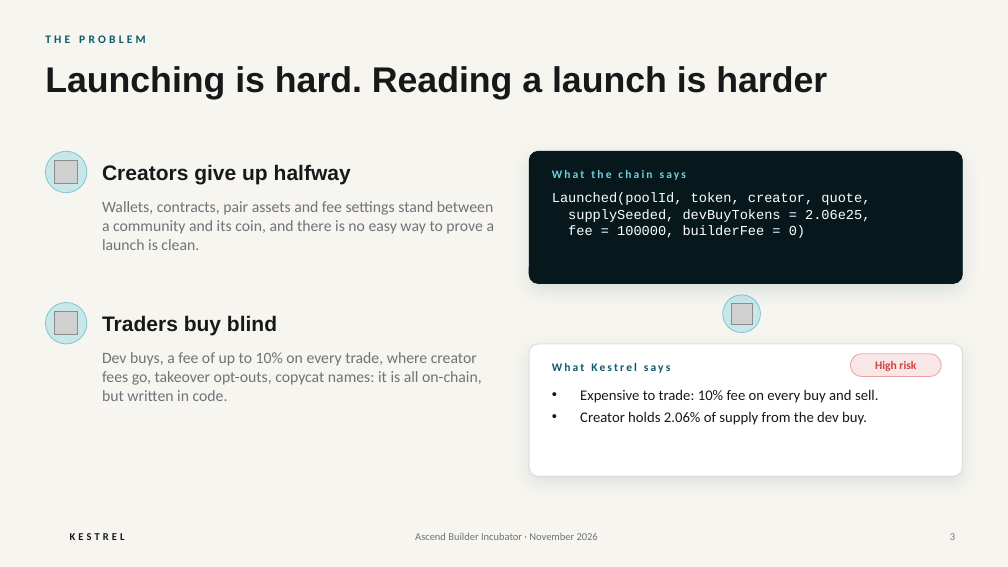
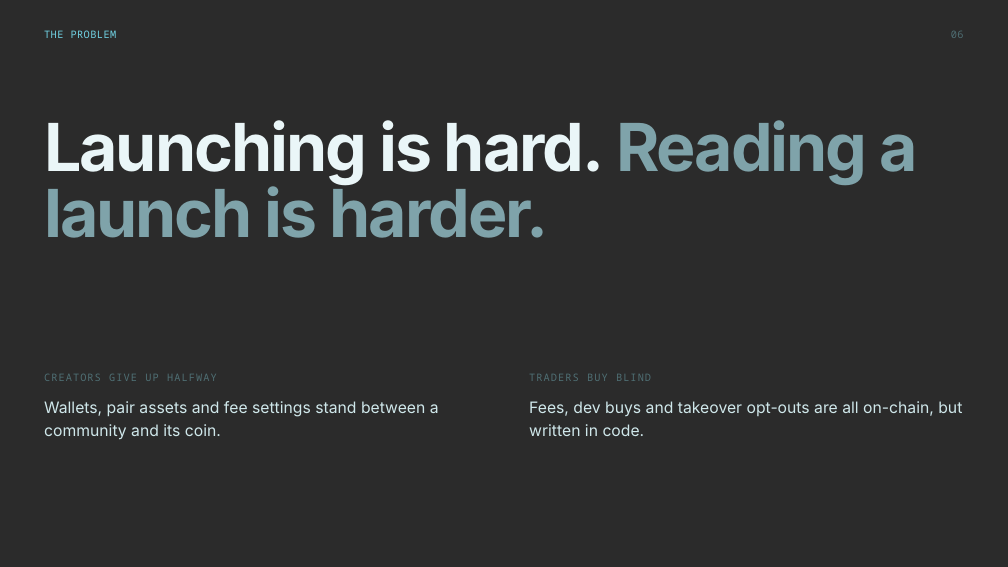
Before and after one commit to hadijayyy/hadijayyy.github.io, a slide deck: slide 6 of kestrel/deck/Kestrel-Pitch-Deck.pptx (slide 3 before the commit). Drawn at 1008x567 pixels with LibreOffice and Linux fonts; fonts in the diff are those of the drawing; grey boxes stand for pictures; background and template pictures are left out; a plain dark background stands for a picture behind light text. Boxes give left, top, right and bottom in pixels: in the first picture for what was removed or moved away, otherwise in the second. Text is boxed around its words. In the diff, an @@ line names an element or a change of style, - is before the commit and + after.

```diff
--- a/kestrel/deck/Kestrel-Pitch-Deck.pptx
+++ b/kestrel/deck/Kestrel-Pitch-Deck.pptx
@@ background #F7F5EF to picture (left out) @@
@@ text "THE PROBLEM" at [44, 30, 117, 38]: size 11 to 9.8 pt, font Calibri to Noto Sans Mono, text colour #0E5A68 to #6FCFE0, letter spacing 3 to 0.4 pt, bold off; line spacing 1 to 11.7pt; less space between paragraphs @@
@@ text added at [951, 31, 964, 38], 9.8 pt, text #4F6F74 @@
+06
@@ text at [44, 120, 917, 238]: text changed; size 34 to 63 pt; font Arial to Inter; text colour #18181B to #7FA3AA @@
-Launching is hard. Reading a launch is harder
+Launching is hard. Reading a launch is harder.
@@ ellipse removed at [45, 151, 87, 193] @@
@@ picture removed at [54, 160, 78, 184] @@
@@ rounded rectangle removed at [529, 151, 963, 284] @@
@@ text removed at [552, 170, 686, 180] @@
-What the chain says
@@ text removed at [552, 192, 870, 238] @@
-Launched(poolId, token, creator, quote,
-supplySeeded, devBuyTokens = 2.06e25,
-fee = 100000, builderFee = 0)
@@ ellipse removed at [723, 295, 761, 333] @@
@@ ellipse removed at [45, 302, 87, 344] @@
@@ picture removed at [54, 312, 78, 335] @@
@@ picture removed at [731, 303, 752, 324] @@
@@ text removed at [102, 352, 482, 401] @@
-Dev buys, a fee of up to 10% on every trade, where creator fees go, takeover opt-outs, copycat names: it is all on-chain, but written in code.
@@ rounded rectangle removed at [529, 344, 963, 476] @@
@@ rounded rectangle removed at [851, 354, 941, 377] @@
@@ text at [44, 374, 217, 381]: text changed; size 20 to 9.8 pt; font Arial to Noto Sans Mono; text colour #18181B to #4F6F74; bold off @@
-Creators give up halfway
+CREATORS GIVE UP HALFWAY
@@ text "CREATORS GIVE UP HALFWAY" at [44, 374, 217, 381]: vertical alignment middle to top @@
@@ text "TRADERS BUY BLIND" at [529, 374, 651, 381]: vertical alignment middle to top @@
@@ text at [529, 374, 651, 381]: text changed; size 20 to 9.8 pt; font Arial to Noto Sans Mono; text colour #18181B to #4F6F74; bold off @@
-Traders buy blind
+TRADERS BUY BLIND
@@ text removed at [552, 363, 670, 373] @@
-What Kestrel says
@@ text removed at [580, 389, 879, 425] @@
-• Expensive to trade: 10% fee on every buy and sell.
-• Creator holds 2.06% of supply from the dev buy.
@@ text removed at [875, 361, 916, 371] @@
-High risk
@@ text at [44, 401, 439, 440]: text changed; font Calibri to Inter; text colour #71717A to #CFE7EA @@
-Wallets, contracts, pair assets and fee settings stand between a community and its coin, and there is no easy way to prove a launch is clean.
+Wallets, pair assets and fee settings stand between a community and its coin.
@@ text added at [529, 401, 962, 436], 15 pt, text #CFE7EA @@
+Fees, dev buys and takeover opt-outs are all on-chain, but written in code.
@@ text removed at [70, 533, 125, 540] @@
-KESTREL
@@ text removed at [415, 533, 598, 540] @@
-Ascend Builder Incubator · November 2026
@@ page number removed at [950, 533, 955, 540] @@
-3
```
Also in this commit, not shown: 8 other slides changed, 8 slides added, 5 slides removed, 10 other files.
